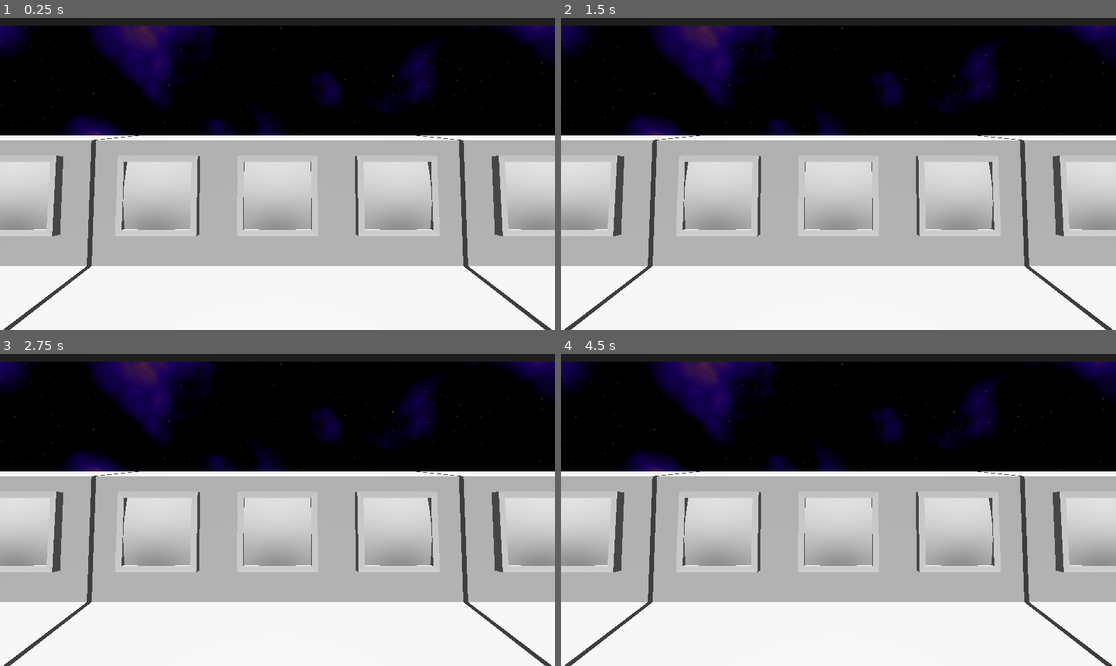
Above: before the commit, frames 1-4 (two rows, left to right).
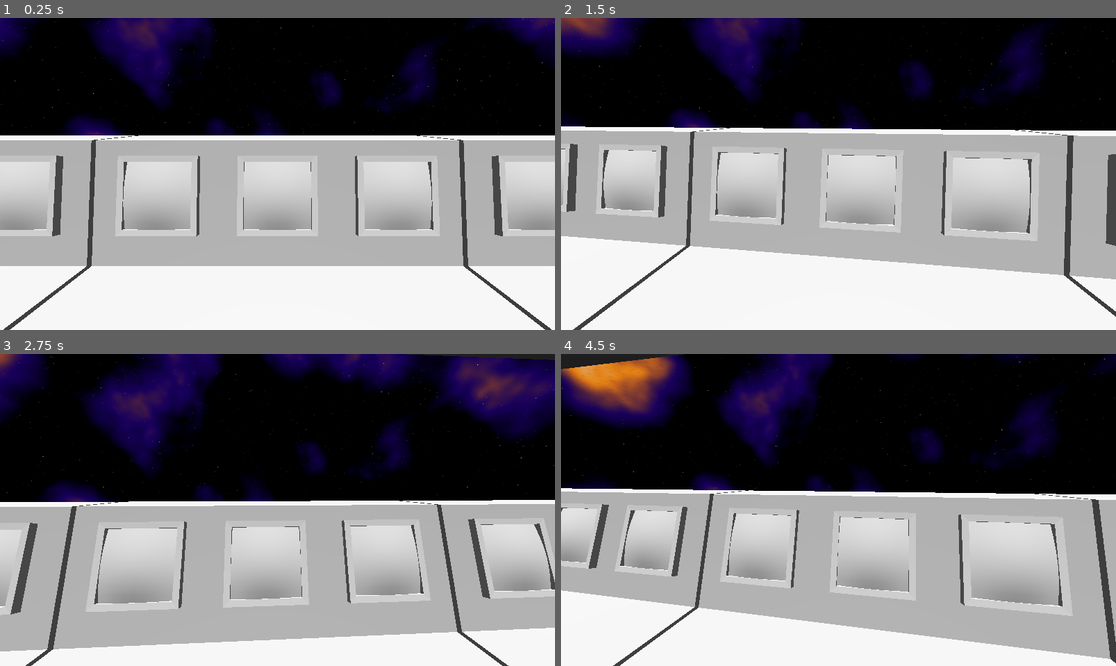
Above: after the commit, the same moments.

Repository: tmrupp/LD59
Game: Godot game, scene res://Scenes/command_center.tscn
Two runs of this game, one before a commit and one after it. Both use one fixed random seed, a clock stepped at 60 frames per second and the inputs below. This scene is started directly instead of the project's main scene.
Inputs (mouse positions are in pixels of both pictures, inside the frame that each line leads up to):
- Up to frame 1 (0.25 s): no input
- Up to frame 2 (1.5 s): tap Enter at 0.5 s; move the mouse to (960, 158) at 0.52 s; tap Space at 1.25 s; move the mouse to (727, 189) at 1.27 s
- Up to frame 3 (2.75 s): tap Enter at 2 s; move the mouse to (333, 441) at 2.02 s
- Up to frame 4 (4.5 s): tap Space at 2.75, 4.25 s; move the mouse to (810, 572) at 2.77 s; tap Enter at 3.5 s; move the mouse to (1005, 556) at 3.52 s; move the mouse to (672, 463) at 4.27 s

The runs differ from the first frame. In frame 1, 2.4% of the frame differs, in the area x 0-100%, y 0-3%; in frame 2, 31%; in frame 3, 51%, in the area x 0-100%, y 0-100%; in frame 4, 45%.

Commit message:
camera look with intentional limiting

Diff:
--- a/Scenes/command_center.tscn
+++ b/Scenes/command_center.tscn
@@ -2,6 +2,7 @@
 
 [ext_resource type="Shader" uid="uid://c44coabjath5c" path="res://Resources/space_sky.gdshader" id="1_h4dh8"]
 [ext_resource type="PackedScene" uid="uid://c1yeog1s0i3oc" path="res://3D Models/ControlCenter.glb" id="1_lv533"]
+[ext_resource type="Script" uid="uid://daftteavwxk0y" path="res://Scripts/camera_look.gd" id="2_kesst"]
 
 [sub_resource type="FastNoiseLite" id="FastNoiseLite_h4dh8"]
 noise_type = 2
@@ -45,15 +46,19 @@
 [node name="WorldEnvironment" type="WorldEnvironment" parent="." unique_id=1095289661]
 environment = SubResource("Environment_jcws5")
 
-[node name="Camera3D" type="Camera3D" parent="." unique_id=602590092]
-transform = Transform3D(1, 0, 0, 0, 0.96814764, 0.25038, 0, -0.25038, 0.96814764, 0, 2.153, 1.301)
+[node name="Player" type="Node3D" parent="." unique_id=1165334094]
+transform = Transform3D(1, 0, 0, 0, 1, 0, 0, 0, 1, 0, 2.153, 1.301)
+script = ExtResource("2_kesst")
+
+[node name="Camera3D" type="Camera3D" parent="Player" unique_id=602590092]
+transform = Transform3D(1, 0, 0, 0, 0.96814764, 0.25038, 0, -0.25038, 0.96814764, 0, 0, 0)
 
 [node name="Ground" type="MeshInstance3D" parent="." unique_id=2111875439]
 transform = Transform3D(20, 0, 0, 0, 20, 0, 0, 0, 20, 0, 0, 17.553)
 mesh = SubResource("PlaneMesh_yl3n7")
 
 [node name="Ceiling" type="MeshInstance3D" parent="." unique_id=892390823]
-transform = Transform3D(20, 0, 0, 0, -20, 1.7484556e-06, 0, -1.7484556e-06, -20, 0, 3.64, 17.553)
+transform = Transform3D(20, 0, 0, 0, -20, 1.7484556e-06, 0, -1.7484556e-06, -20, 0, 4.5, 17.553)
 mesh = SubResource("PlaneMesh_yl3n7")
 
 [node name="MeshInstance3D3" type="MeshInstance3D" parent="." unique_id=1300415891]
--- /dev/null
+++ b/Scripts/camera_look.gd
@@ -0,0 +1,14 @@
+extends Node3D
+
+@onready var camera = $Camera3D
+
+const mouse_sensitivity_vert : float = 0.001
+const mouse_sensitivity_horiz : float = 0.0005
+
+func _input(event: InputEvent) -> void:
+	if event is InputEventMouseMotion:
+		rotate_y(-event.relative.x * mouse_sensitivity_horiz)
+		camera.rotate_x(-event.relative.y * mouse_sensitivity_vert)
+
+		rotation.y = clampf(rotation.y, -deg_to_rad(15), deg_to_rad(15))
+		camera.rotation.x = clampf(camera.rotation.x, -deg_to_rad(45), deg_to_rad(0))
Not shown, added: Scripts/camera_look.gd.uid
